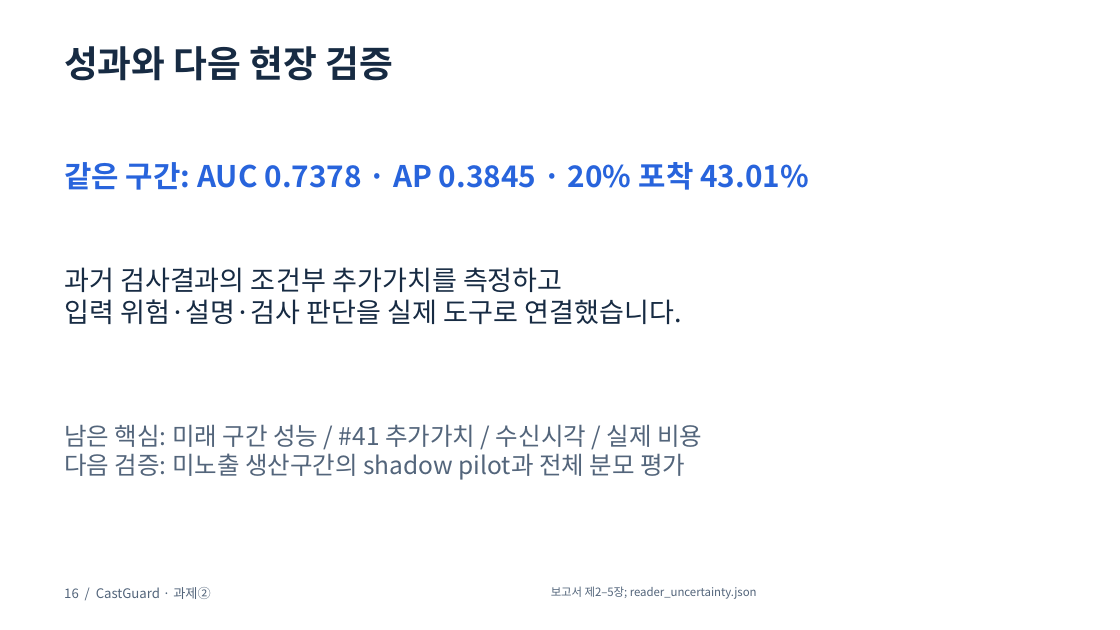
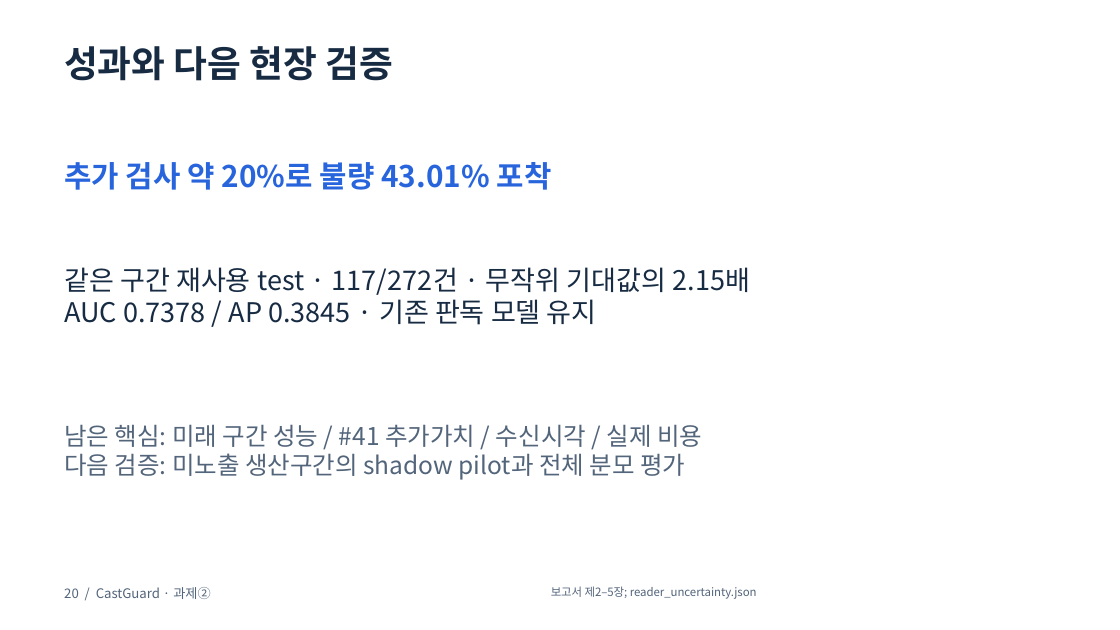
Before and after one commit to CastGuard/castguard, a slide deck: slide 20 of submission/CastGuard_presentation.pptx (slide 16 before the commit). Drawn at 1120x630 pixels with LibreOffice and Linux fonts; fonts in the diff are those of the drawing. Boxes give left, top, right and bottom in pixels: in the first picture for what was removed or moved away, otherwise in the second. Text is boxed around its words. In the diff, an @@ line names an element or a change of style, - is before the commit and + after.

```diff
--- a/submission/CastGuard_presentation.pptx
+++ b/submission/CastGuard_presentation.pptx
@@ text at (64,162,552,190): text changed @@
-같은 구간: AUC 0.7378 · AP 0.3845 · 20% 포착 43.01%
+추가 검사 약 20%로 불량 43.01% 포착
@@ text at (64,267,751,325): text changed @@
-과거 검사결과의 조건부 추가가치를 측정하고
-입력 위험·설명·검사 판단을 실제 도구로 연결했습니다.
+같은 구간 재사용 test · 117/272건 · 무작위 기대값의 2.15배
+AUC 0.7378 / AP 0.3845 · 기존 판독 모델 유지
@@ text at (64,587,210,599): text changed @@
-16 / CastGuard · 과제②
+20 / CastGuard · 과제②
```
Also in this commit, not shown: 11 other slides changed, 5 slides added, 1 slide removed, 49 other files.
